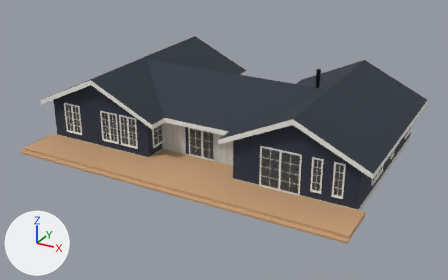
A saved change to the glTF model i0k9g95har/teder187_c0_p1_m1.glb.
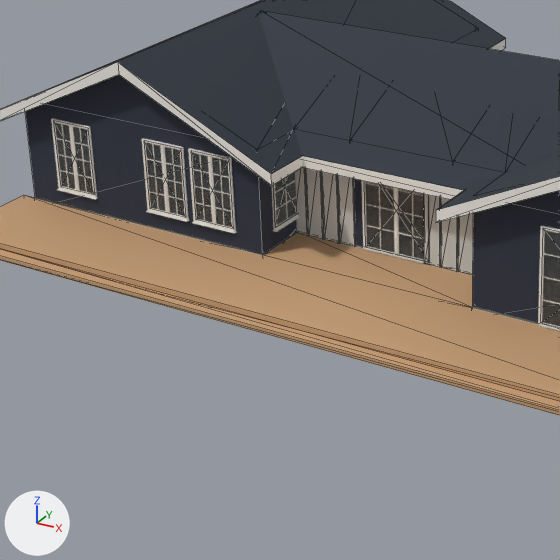
Each version appears first whole from a 50 mm lens placed at (17.7, -24.0, 16.5), pointed at (0.4, 7.5, 0.8), and next in a close-up on the part from 10% to 60% of the width and 20% to 100% of the height. Arrows for +X, +Y and +Z are at lower left; the lights stay in place. The older version's two pictures come first. The close-ups show mesh edges as thin lines. Vertices at exactly the same position are counted once.

The first close-up shows 'deck', 'fascia', 'frame', 'glass', 'panel', 'roof', 'wall' and 1 more.
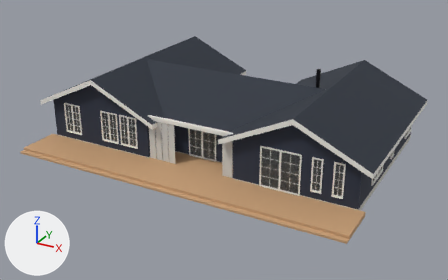
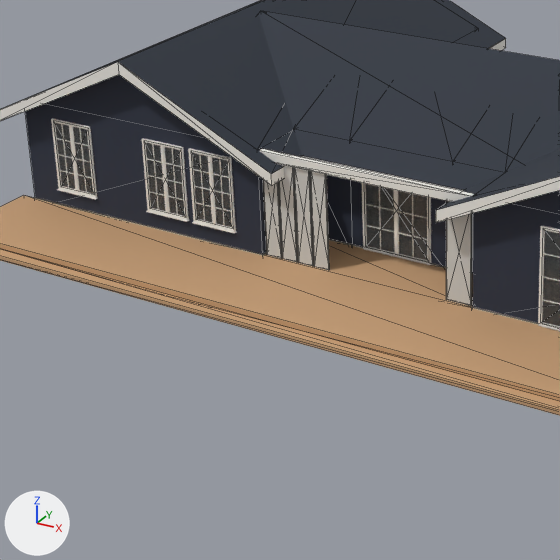
Changed parts and their boxes (x1, y1, x2, y2) in the close-ups (560 x 560 px):
'panel', reshaped
    before: (295, 168, 473, 275)
    after: (263, 165, 472, 306)
part 1 of me_fascia, added
    after: (259, 149, 474, 202)
part 2 of me_panel, added
    after: (310, 171, 330, 270)
part 3 of me_panel, added
    after: (294, 168, 314, 266)
part 4 of me_panel, added
    after: (279, 165, 298, 262)
part 5 of me_panel, added
    after: (263, 180, 282, 258)
part 6 of me_panel, added
    after: (446, 201, 472, 306)
part 7 of me_panel, deleted
    before: (338, 175, 356, 247)
part 8 of me_panel, deleted
    before: (458, 213, 473, 275)
part 9 of me_panel, deleted
    before: (322, 172, 340, 243)
part 10 of me_panel, deleted
    before: (441, 198, 458, 271)
part 11 of me_panel, deleted
    before: (306, 168, 324, 239)
part 12 of me_panel, deleted
    before: (424, 194, 441, 267)
part 13 of me_panel, deleted
    before: (295, 168, 308, 235)

The change, as a diff of the scene's bpy script:
```diff
--- a/i0k9g95har/teder187_c0_p1_m1.glb.py
+++ b/i0k9g95har/teder187_c0_p1_m1.glb.py
@@ me_fascia @@
 # used by ob_fascia; location = (0.0, 0.0, 0.0)
-me_fascia.from_pydata(...)  # 36 vertices, 36 faces; spans x -11.0..11.0, y 3.5..15.6, z 2.4..4.8
+me_fascia.from_pydata(...)  # 44 vertices, 48 faces; spans x -11.0..11.0, y 3.5..15.6, z 2.4..4.8
+# me_fascia part 1: a new loose piece, a box spanning x -2.9..2.92, y 3.92..4.08, z 2.79..3.03, in mat_fascia (white #f2f0ea)
 me_fascia.materials.append(mat_fascia)
@@ me_panel @@
 # used by ob_panel; location = (0.0, 0.0, 0.0)
-me_panel.from_pydata(...)  # 64 vertices, 96 faces; spans x -3.03..2.64, y 5.41..5.47, z 0.27..2.7
+me_panel.from_pydata(...)  # 40 vertices, 60 faces; spans x -2.83..2.85, y 3.98..4.02, z 0.27..2.79
+# me_panel part 2: a new loose piece, a box spanning x -1.445..-1.025, y 3.98..4.02, z 0.27..2.79, in mat_panel (light grey #cfcfcb)
+# me_panel part 3: a new loose piece, a box spanning x -1.905..-1.485, y 3.98..4.02, z 0.27..2.79, in mat_panel (light grey #cfcfcb)
+# me_panel part 4: a new loose piece, a box spanning x -2.365..-1.945, y 3.98..4.02, z 0.27..2.79, in mat_panel (light grey #cfcfcb)
+# me_panel part 5: a new loose piece, a box spanning x -2.825..-2.405, y 3.98..4.02, z 0.27..2.79, in mat_panel (light grey #cfcfcb)
+# me_panel part 6: a new loose piece, a box spanning x 2.205..2.845, y 3.98..4.02, z 0.27..2.79, in mat_panel (light grey #cfcfcb)
+# me_panel part 7: the loose piece of 8 vertices spanning x -1.62..-1.18, y 5.41..5.47, z 0.27..2.7 is deleted
+# me_panel part 8: the loose piece of 8 vertices spanning x 1.75..2.17, y 5.41..5.47, z 0.27..2.7 is deleted
+# me_panel part 9: the loose piece of 8 vertices spanning x -2.09..-1.65, y 5.41..5.47, z 0.27..2.7 is deleted
+# me_panel part 10: the loose piece of 8 vertices spanning x 1.27..1.71, y 5.41..5.47, z 0.27..2.7 is deleted
+# me_panel part 11: the loose piece of 8 vertices spanning x -2.56..-2.12, y 5.41..5.47, z 0.27..2.7 is deleted
+# me_panel part 12: the loose piece of 8 vertices spanning x 0.81..1.24, y 5.41..5.47, z 0.27..2.7 is deleted
+# me_panel part 13: the loose piece of 8 vertices spanning x -3.03..-2.6, y 5.41..5.47, z 0.27..2.7 is deleted
+# other edits to the shape of me_panel do not show in these pictures
 me_panel.materials.append(mat_panel)
```
